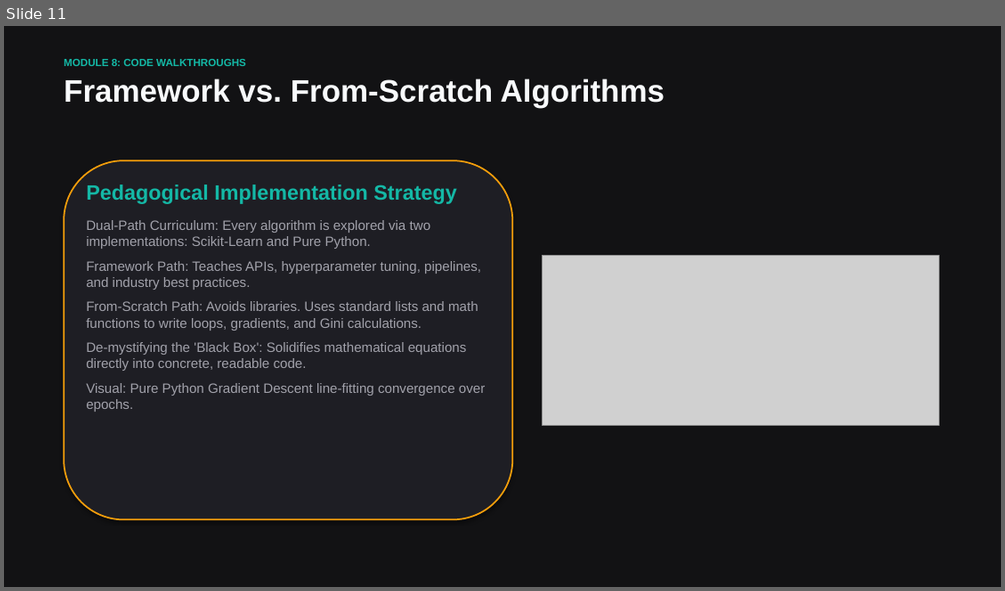
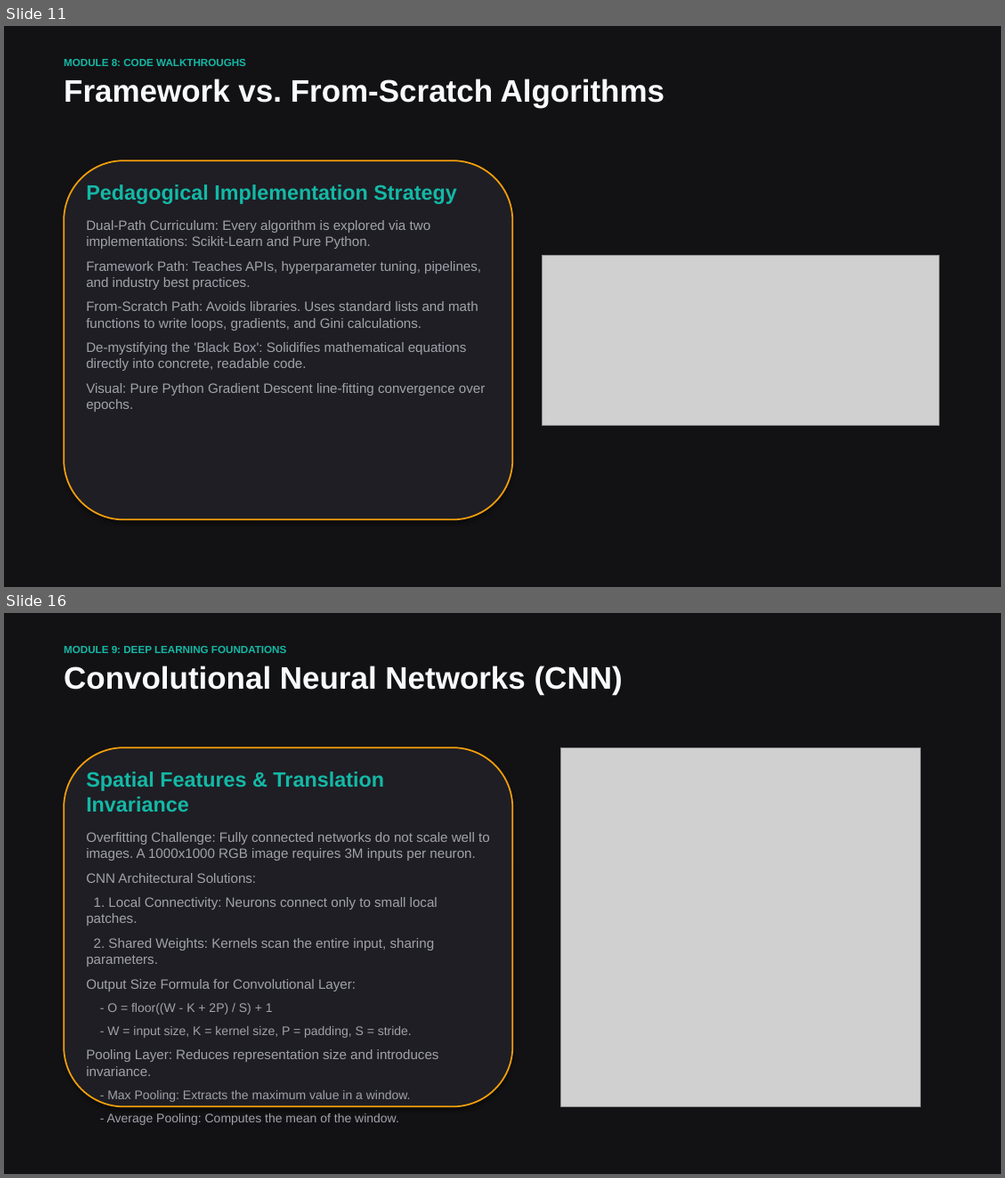
Before and after one commit to vdonthireddy/ai-course, a slide deck: machine_learning_fundamentals.pptx. Shown one above the other, each under a label of ours: slide 11 before the commit, slides 11 and 16 after it; the slides between them are not shown. The pictures are 1005x591 and 1005x1178 pixels, drawn with LibreOffice and Linux fonts; fonts in the diff are those of the drawing; grey boxes stand for pictures. Boxes give left, top, right and bottom in pixels: in the first picture for what was removed or moved away, otherwise in the second. Text is boxed around its words. In the diff, an @@ line names an element or a change of style, - is before the commit and + after.

Commit message:
Expand ML fundamentals presentation with Deep Learning and Agentic AI slides

```diff
--- a/machine_learning_fundamentals.pptx
+++ b/machine_learning_fundamentals.pptx
@@ slide 16 added at box(4, 613, 1001, 1174), background #121214 @@
@@ text added at box(64, 646, 286, 653), 10 pt, text #14B8A6, bold @@
+MODULE 9: DEEP LEARNING FOUNDATIONS
@@ text added at box(64, 666, 623, 695), 30 pt, text #F8FAFC, bold @@
+Convolutional Neural Networks (CNN)
@@ rounded rectangle added at box(64, 747, 512, 1107), fill #1E1E24, outline #F59E0B 1.5 pt @@
@@ text added at box(86, 771, 490, 1102), 13 pt, text #A1A1AA @@
+Spatial Features & Translation Invariance
+Overfitting Challenge: Fully connected networks do not scale well to images. A 1000x1000 RGB image requires 3M inputs per neuron.
+CNN Architectural Solutions:
+1. Local Connectivity: Neurons connect only to small local patches.
+2. Shared Weights: Kernels scan the entire input, sharing parameters.
+Output Size Formula for Convolutional Layer:
+- O = floor((W - K + 2P) / S) + 1
+- W = input size, K = kernel size, P = padding, S = stride.
+Pooling Layer: Reduces representation size and introduces invariance.
+- Max Pooling: Extracts the maximum value in a window.
+- Average Pooling: Computes the mean of the window.
@@ picture added at box(561, 747, 920, 1107) @@
```
Also in this commit, not shown: 6 slides changed, 9 other slides added, 2 other files.
